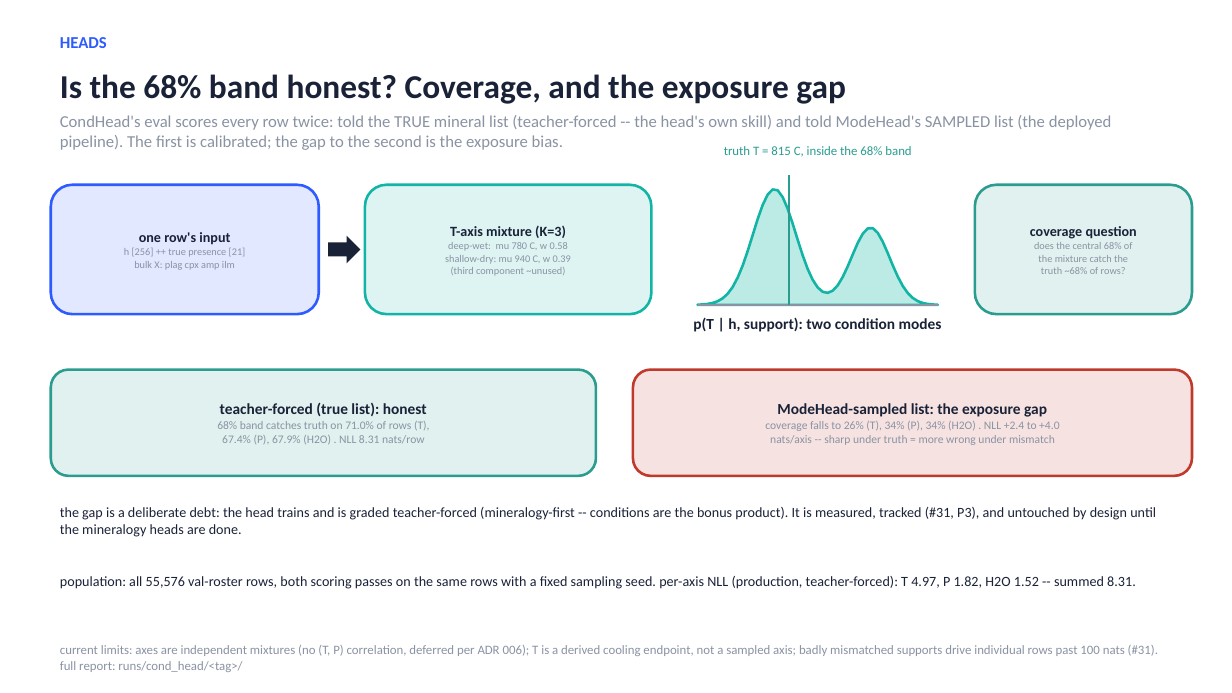
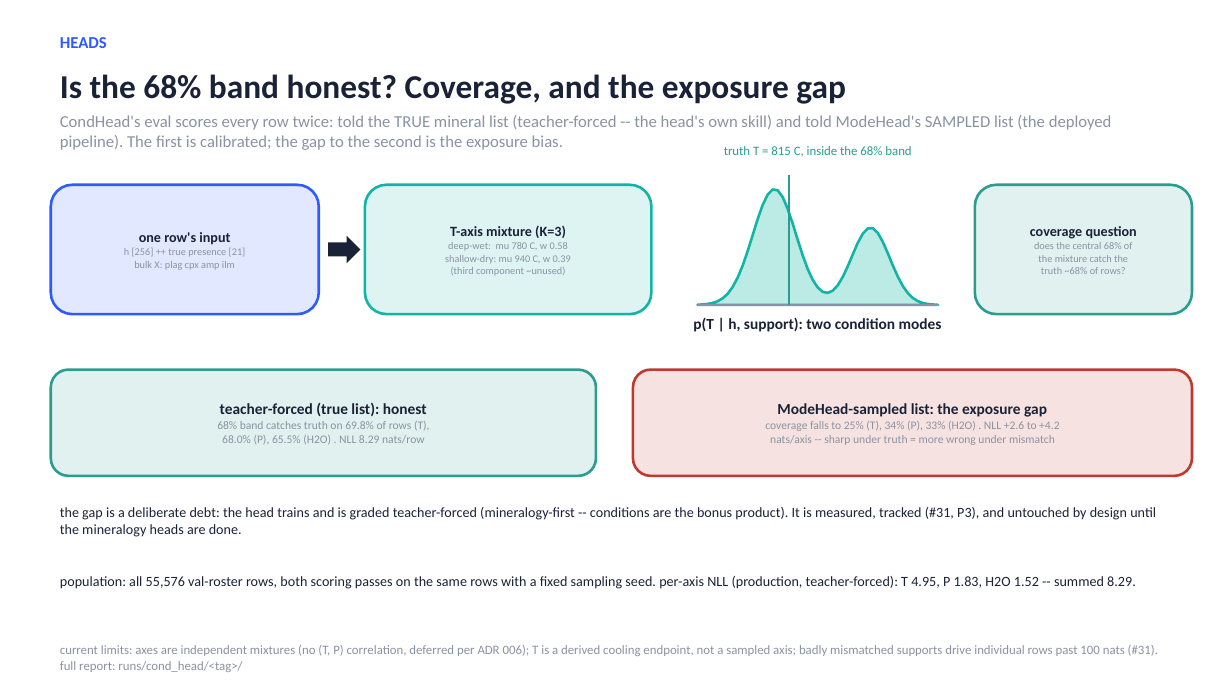
Before and after one commit to matthew-j-liu/phasecast, a slide deck: slide 18 of slides/overview.pptx (slide 19 before the commit). Drawn at 1232x693 pixels with LibreOffice and Linux fonts; fonts in the diff are those of the drawing. Boxes give left, top, right and bottom in pixels: in the first picture for what was removed or moved away, otherwise in the second. Text is boxed around its words. In the diff, an @@ line names an element or a change of style, - is before the commit and + after.

```diff
--- a/slides/overview.pptx
+++ b/slides/overview.pptx
@@ text in rounded rectangle at [217,421,430,444]: text changed @@
-68% band catches truth on 71.0% of rows (T),
-67.4% (P), 67.9% (H2O) . NLL 8.31 nats/row
+68% band catches truth on 69.8% of rows (T),
+68.0% (P), 65.5% (H2O) . NLL 8.29 nats/row
@@ text in rounded rectangle at [765,421,1059,431]: text changed @@
-coverage falls to 26% (T), 34% (P), 34% (H2O) . NLL +2.4 to +4.0
+coverage falls to 25% (T), 34% (P), 33% (H2O) . NLL +2.6 to +4.2
@@ text at [60,576,1136,589]: text changed @@
-population: all 55,576 val-roster rows, both scoring passes on the same rows with a fixed sampling seed. per-axis NLL (production, teacher-forced): T 4.97, P 1.82, H2O 1.52 -- summed 8.31.
+population: all 55,576 val-roster rows, both scoring passes on the same rows with a fixed sampling seed. per-axis NLL (production, teacher-forced): T 4.95, P 1.83, H2O 1.52 -- summed 8.29.
```
Also in this commit, not shown: 13 other slides changed, 2 slides added, 1 slide removed, 3 other files.
